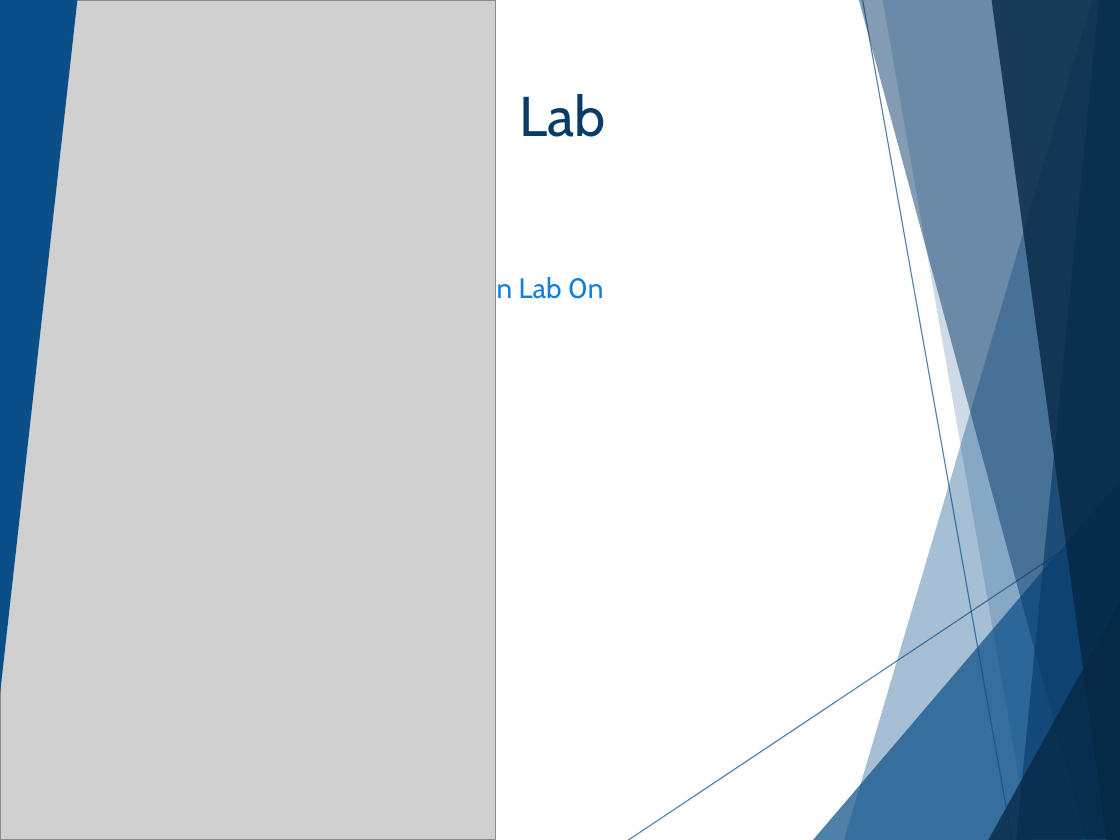
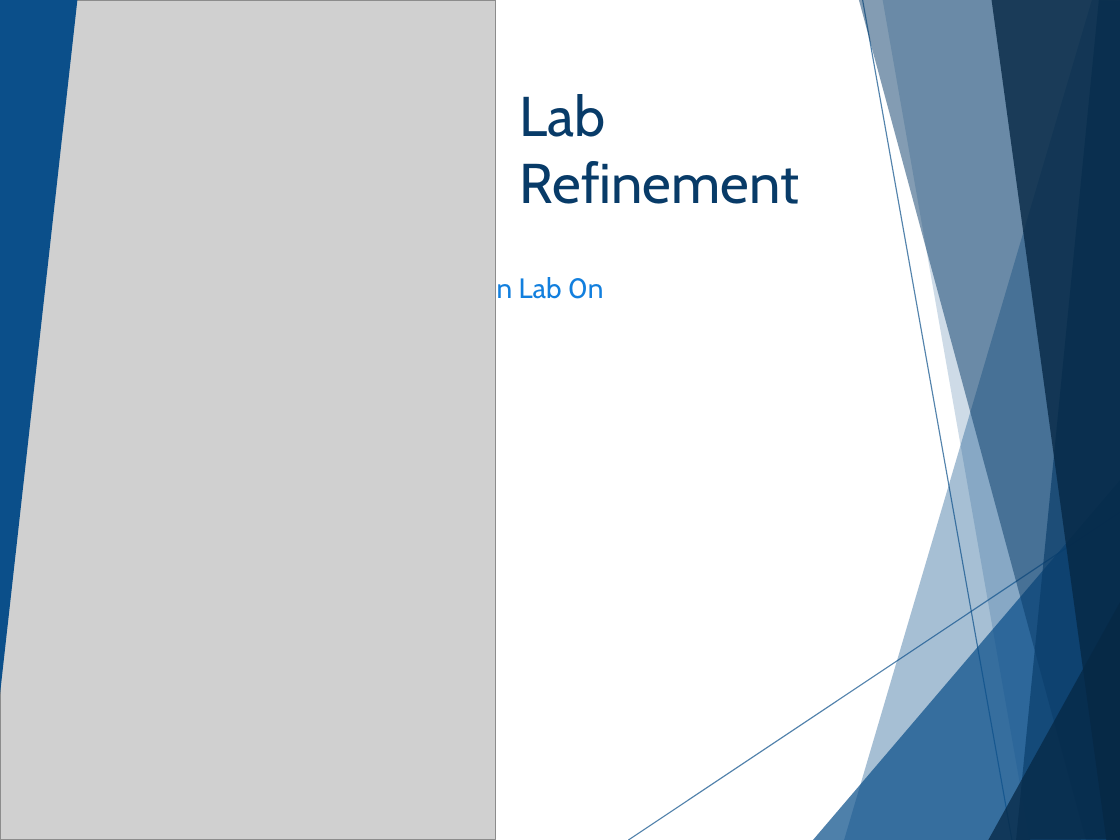
Before and after one commit to cashmy/AAISE_Details, a slide deck: slide 11 of 10-152-118_Web_Development_Foundations/Slide_Decks/W0ND02_Lecture_Slides.pptx (slide 10 before the commit). Drawn at 1120x840 pixels with LibreOffice and Linux fonts; fonts in the diff are those of the drawing; grey boxes stand for pictures; background and template pictures are left out. Boxes give left, top, right and bottom in pixels: in the first picture for what was removed or moved away, otherwise in the second. Text is boxed around its words. In the diff, an @@ line names an element or a change of style, - is before the commit and + after.

```diff
--- a/10-152-118_Web_Development_Foundations/Slide_Decks/W0ND02_Lecture_Slides.pptx
+++ b/10-152-118_Web_Development_Foundations/Slide_Decks/W0ND02_Lecture_Slides.pptx
@@ title at (520, 94, 799, 204): text changed @@
-Lab
+Lab Refinement
```
Also in this commit, not shown: 1 other slide changed, 1 slide added, 32 other files.
